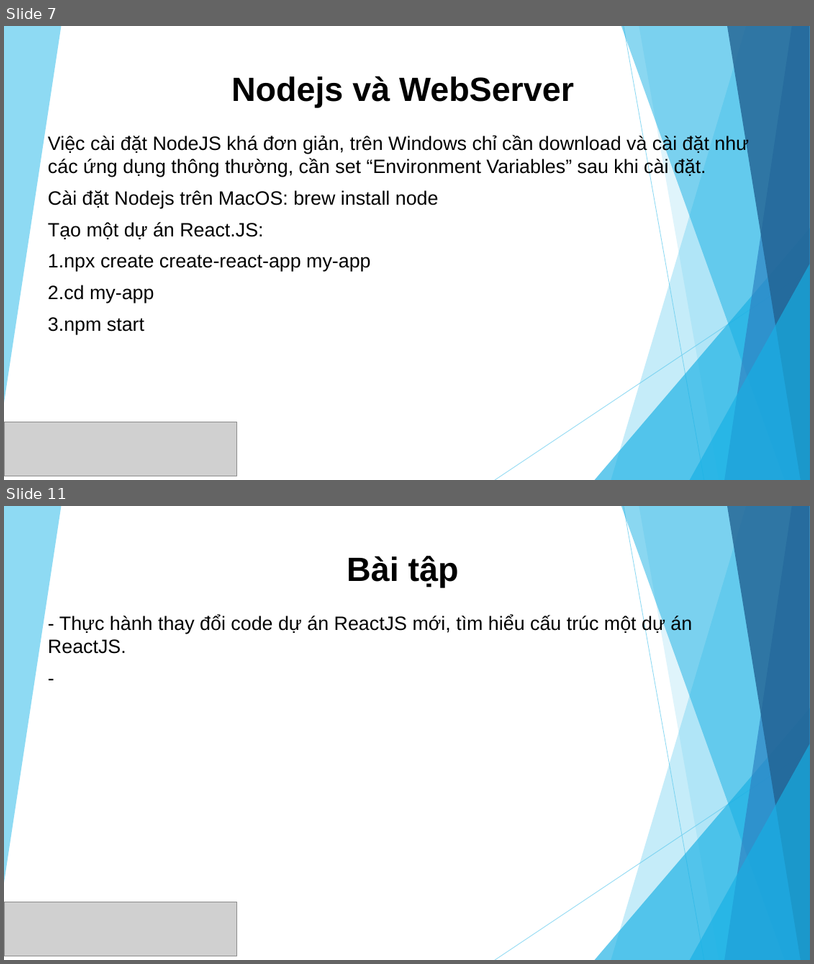
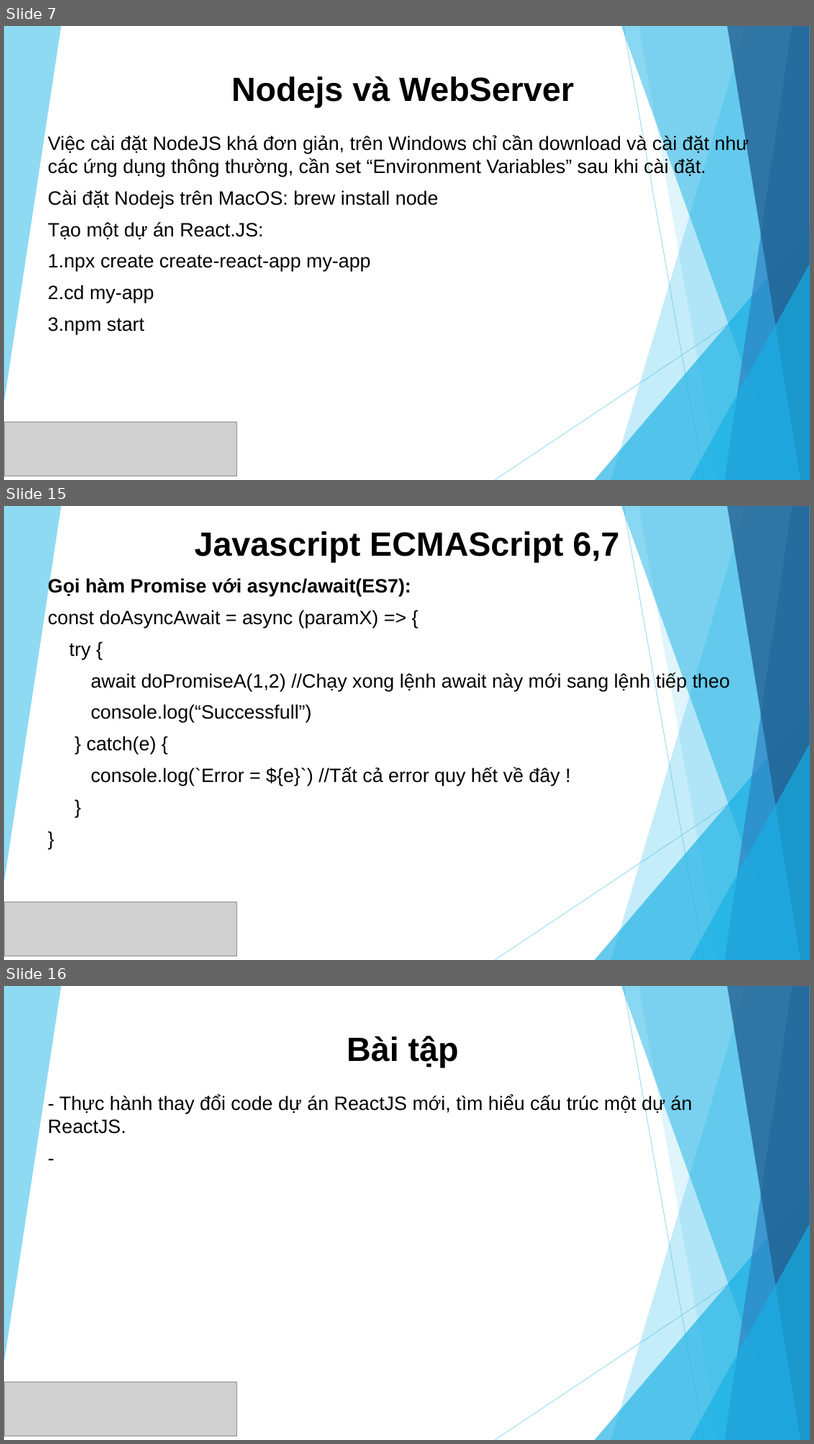
Before and after one commit to sunlight3d/CecomtechReactJST03-2019, a slide deck: Phần 1-Giới thiệu React JS.pptx. Shown one above the other, each under a label of ours: slides 7 and 11 before the commit, slides 7, 15 and 16 after it; the slides between them are not shown. The pictures are 814x964 and 814x1444 pixels, drawn with LibreOffice and Linux fonts; fonts in the diff are those of the drawing; grey boxes stand for pictures. Boxes give left, top, right and bottom in pixels: in the first picture for what was removed or moved away, otherwise in the second. Text is boxed around its words. In the diff, an @@ line names an element or a change of style, - is before the commit and + after.

```diff
--- a/Phần 1-Giới thiệu React JS.pptx
+++ b/Phần 1-Giới thiệu React JS.pptx
@@ slide 15 added at (4, 506, 810, 960), background #FFFFFF; not listed: 10 template elements that a slide beside it also shows @@
@@ title added at (195, 531, 620, 562), 40 pt, text #000000, bold @@
+Javascript ECMAScript 6,7
@@ subtitle added at (48, 577, 730, 785), 23 pt, text #000000 @@
+Gọi hàm Promise với async/await(ES7):
+const doAsyncAwait = async (paramX) => {
+try {
+await doPromiseA(1,2) //Chạy xong lệnh await này mới sang lệnh tiếp theo
+console.log(“Successfull”)
+} catch(e) {
+console.log(`Error = ${e}`) //Tất cả error quy hết về đây !
+}
+}
@@ picture added at (4, 901, 237, 955) @@
@@ what was slide 11 is now slide 16 @@
```
Also in this commit, not shown: 3 slides changed, 4 other slides added.
